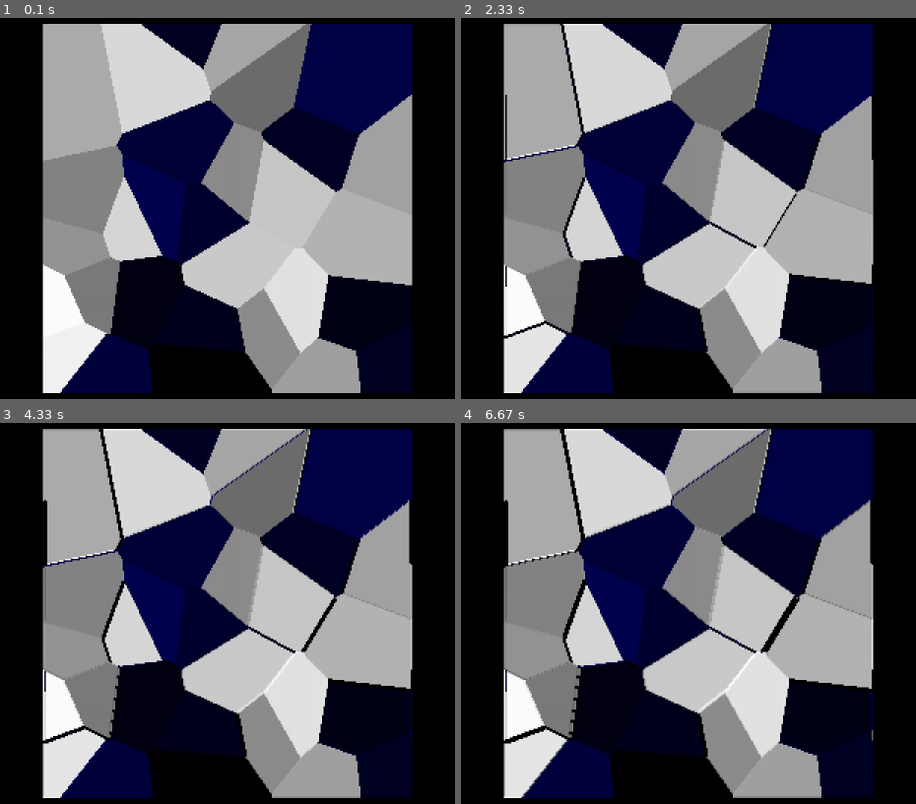
Above: before the commit, frames 1-4 (two rows, left to right).
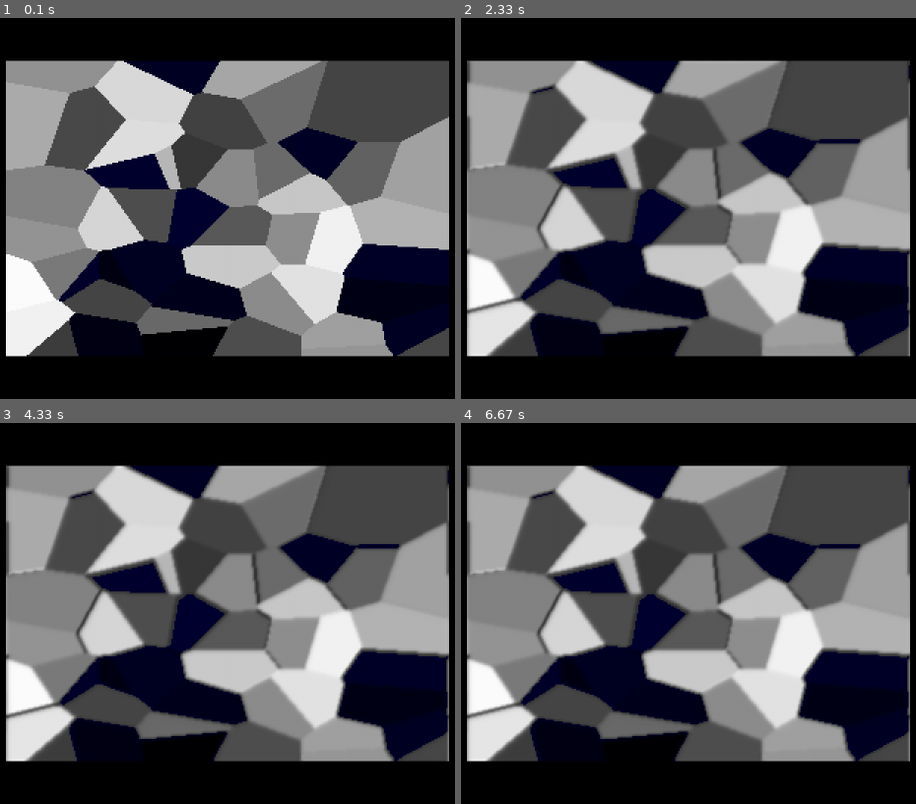
Above: after the commit, the same moments.

Repository: DreamerAwake/Khaos_World_Generator
Game: pygame game, started from newcode/main.py
The game is run twice, just before and just after one commit, with the same random seed, the same clock (stepped at 60 frames per second) and the same inputs.
Inputs:
- Up to frame 1 (0.1 s): no input
- Up to frame 2 (2.33 s): no input
- Up to frame 3 (4.33 s): no input
- Up to frame 4 (6.67 s): no input

The runs differ from the first frame. In frame 1, 65% of the frame differs, in the area x 1-99%, y 1-99%; in frame 2, 66%; in frame 3, 66%; in frame 4, 66%.

Commit message:
Poisson disc sampling and new data types

Diff:
--- /dev/null
+++ b/newcode/cells.py
@@ -0,0 +1,50 @@
+from dataclasses import dataclass
+
+import pygame
+
+from heightmap import get_sigmoid_function
+
+
+@dataclass
+class KhaosCell:
+    """A class containing information about a map cell."""
+    def __init__(self, position, altitude, vertices):
+        self.x, self.y = position
+        self.altitude = altitude
+
+        self.region_vertices = tuple(vertices)
+        link_cell_to_vertices(self)
+
+        self.neighbor_cells = []
+
+
+@dataclass
+class CellAtmosphere:
+    """Contains information about a cell's atmospheric conditions."""
+    def __init__(self, parent_cell):
+        self.wind_vector = pygame.Vector2(0, 0)
+        self.wind_speed_by_latitude = get_latitude_wind_speed(parent_cell)
+
+
+@dataclass
+class KhaosVertex:
+    """A class containing information about a map vertex."""
+    def __init__(self, position, altitude):
+        self.x, self.y = position
+        self.altitude = altitude
+        self.parent_cells = []
+
+
+def get_latitude_wind_speed(cell):
+    """Gets the added windspeed per tick for a cell's atmosphere based on its latitude."""
+    result = get_sigmoid_function(abs(cell.y), slope=-15, x_offset=0.9, y_offset=-0.15, scale=0.15) + \
+             get_sigmoid_function(abs(cell.y), slope=-15, x_offset=0.1, y_offset=0.0, scale=0.15)
+
+    return result
+
+
+def link_cell_to_vertices(cell):
+    """Adds the given cell to the list of parent cells inside each vertex of that cell."""
+    for each_vertex in cell.region_vertices:
+        if cell not in each_vertex.parent_cells:
+            each_vertex.parent_cells.append(cell)
--- a/newcode/heightmap.py
+++ b/newcode/heightmap.py
@@ -9,6 +9,8 @@
     Requires either both a resolution and a plate number, or a pre-built cell array to be initialized."""
 
     def __init__(self, resolution_tuple=(10, 10), number_of_plates=10, use_map=None):
+        self.resolution = resolution_tuple
+
         # If passed a tectonic cell array, use that instead of generating your own map.
         if use_map is not None:
             self.map = use_map
@@ -70,7 +72,7 @@
                 b = self.map[x][y].altitude * 255"""
 
                 r, g, b = self.map[x][y].altitude * 255, self.map[x][y].altitude * 255, self.map[x][y].altitude * 255
-                if r < 100:
+                if r < 50:
                     r, g = 0, 0
 
                 # Bound each value
@@ -94,12 +96,43 @@
 
         return heightmap_surface
 
+    def smooth_altitudes(self, wrap_x=False):
+        """Smooths the altitudes of all cells by averaging them by their neighbors."""
+        for x in range(0, len(self.map)):
+            for y in range(0, len(self.map[0])):
+                # Find the total altitude in each of the neighboring cells.
+                new_altitude = self.map[x][y].altitude
+                elements = 1
+
+                if x == 0 and wrap_x:
+                    new_altitude += self.map[-1][y].altitude
+                    elements += 1
+                elif x > 0:
+                    new_altitude += self.map[x - 1][y].altitude
+                    elements += 1
+                if x < len(self.map) - 1:
+                    new_altitude += self.map[x + 1][y].altitude
+                    elements += 1
+                elif wrap_x:
+                    new_altitude += self.map[1][y].altitude
+                    elements += 1
+
+                if y > 0:
+                    new_altitude += self.map[x][y - 1].altitude
+                    elements += 1
+                if y < len(self.map[0]) - 1:
+                    new_altitude += self.map[x][y + 1].altitude
+                    elements += 1
+
+                self.map[x][y].altitude = new_altitude / elements
+
+
 class DeformCrawler:
     """Crawls over all of the tectonic cells and issues them updates based on their current state. Can crawl
     asynchronously with rendering to maintain framerate even under high processing strain. wrap_horizontal determines
     if the crawler considers cells in the leftmost and rightmost columns to be adjacent to one another on their
     out-facing side."""
-    def __init__(self, parent_heightmap, wrap_horizontal=False, deform_weight=4.0, deform_speed=0.1):
+    def __init__(self, parent_heightmap, wrap_horizontal=True, deform_weight=4.0, deform_speed=0.1):
         self.parent_map = parent_heightmap  # The source map to be deformed
         self.deform_map = self.parent_map.copy()    # The internal map for storing deformations mid-cycle
 
@@ -111,6 +144,7 @@
         # Crawler tracking settings
         self.resolution_x, self.resolution_y = len(self.parent_map), len(self.parent_map[0])
         self.x, self.y = 0, 0
+        self.completed_full_passes = 0
 
     def deform_accretion(self, donator_xy, target_xy):
         """Accretion is the process whereby the donator cell places a portion of its vector and altitude into the
@@ -239,7 +273,7 @@
         else:
             return False
 
-        if self.y < len(self.parent_map) - 1:
+        if self.y < len(self.parent_map[0]) - 1:
             neighbor_y = self.y + neighbor_direction[1]
         else:
             return False
@@ -279,6 +313,10 @@
     def end_of_map(self):
         """Handles the crawler reaching the end of the map."""
         self.x, self.y = 0, 0
+        self.completed_full_passes += 1
+        print(self.completed_full_passes)
+        self.deform_map.smooth_altitudes(wrap_x=self.wrap_x)
+        self.deform_map.smooth_altitudes(wrap_x=self.wrap_x)
         self.parent_map.match(self.deform_map)
 
     def record_deform(self):
@@ -389,9 +427,9 @@
             return 0, -1    # North
 
 
-def get_sigmoid_function(x, slope=1.0, x_offset=0.0):
+def get_sigmoid_function(x, slope=1.0, x_offset=0.0, y_offset=0.0, scale=1.0):
     """Returns the product of X in a logistic sigmoid function with the given parameters."""
-    return 1 / (1 + math.e**(-slope * (x - x_offset)))
+    return (scale / (1 + math.e**(-slope * (x - x_offset)))) + y_offset
 
 
 def get_random_floats(number):
--- /dev/null
+++ b/newcode/khaos_map.py
@@ -0,0 +1,130 @@
+import random
+
+import pygame
+from math import trunc
+from cells import KhaosCell, KhaosVertex
+from heightmap import Heightmap, get_capped_number
+
+
+class KhaosMap:
+    """The core data object for the map generator. Contains all of the cells and vertices produced by the generator."""
+    def __init__(self, cells):
+        self.cells = tuple(cells)
+
+
+def get_khaos_map(voronoi_diagram, heightmap):
+    """Uses the provided data to generate the map object."""
+    cells = []
+    vertices = [None for x in range(0, len(voronoi_diagram.vertices))]
+
+    # For each point in the voronoi diagram:
+    for each_cell_index in range(0, len(voronoi_diagram.points) - 8):
+
+        cell_position = voronoi_diagram.points[each_cell_index]
+        this_cell_vertices = []
+
+        # Find its vertices and make sure they are instantiated, or else do so
+        for each_vertex_index in get_vertices_indices(each_cell_index, voronoi_diagram):
+            if vertices[each_vertex_index] is None:
+                vertex_position = voronoi_diagram.vertices[each_vertex_index]
+                vertices[each_vertex_index] = KhaosVertex(
+                    vertex_position,
+                    get_altitude_from_heightmap(vertex_position, heightmap)
+                )
+
+            this_cell_vertices.append(vertices[each_vertex_index])  # Add that vertex object to the current cell's list
+
+        # Create and add the new cell
+        cells.append(KhaosCell(
+            cell_position,
+            get_altitude_from_heightmap(cell_position, heightmap),
+            this_cell_vertices
+        ))
+
+    # Do post-hoc clean-up
+    for each_cell in cells:
+        find_neighbors(each_cell)
+
+    # Create the KhaosMap object and return it
+    return KhaosMap(cells)
+
+
+def find_neighbors(cell):
+    """Finds and links a cell's neighbors. Should only run after all cells and vertices are created."""
+    for each_vertex in cell.region_vertices:
+        for each_parent_cell in each_vertex.parent_cells:
+            if each_parent_cell not in cell.neighbor_cells:
+                cell.neighbor_cells.append(each_parent_cell)
+
+    # freeze neighbors to a tuple
+    cell.neighbor_cells = tuple(cell.neighbor_cells)
+
+
+def get_altitude_from_heightmap(position, heightmap):
+    """Given a position in the range of -1.0 to 1.0 in the x, y and a heighmap object: returns the altitude at that
+    adjusted location on the map."""
+    return heightmap[get_position_in_resolution(position, heightmap.resolution)].altitude
+
+
+def get_polygon_from_cell(cell, resolution):
+    """Returns a polygon from a cell object that can be used to render a pygame object.
+    Adjusts to fit the given surface resolution."""
+    return [get_position_in_resolution((vertex.x, vertex.y), resolution) for vertex in cell.region_vertices]
+
+
+def get_position_in_resolution(float_position, new_resolution):
+    """Given a position in the range of -1.0 to 1.0 in the x, y and a resolution:
+    returns an adjusted location to the resolution as a tuple of (int, int)."""
+    adjusted_x = trunc(((float_position[0] + 1) / 2) * (new_resolution[0]))
+    adjusted_y = trunc(((float_position[1] + 1) / 2) * (new_resolution[1]))
+
+    adjusted_x = get_capped_number(adjusted_x, 0, new_resolution[0] - 1)
+    adjusted_y = get_capped_number(adjusted_y, 0, new_resolution[1] - 1)
+
+    return adjusted_x, adjusted_y
+
+
+def get_image_from_khaos_map(khaos_map, image_resolution):
+    """Produces a pygame surface from a khaos_map object's cells."""
+    surface = pygame.Surface(image_resolution)
+    surface.fill((0, 0, 0))
+
+    for each_cell in khaos_map.cells:
+        pygame.draw.polygon(surface, get_color_from_cell_altitude(each_cell), get_polygon_from_cell(each_cell, image_resolution))
+
+    return surface
+
+
+def get_color_from_cell_altitude(cell):
+    """Returns a tuple of (int, int, int) that is a valid pygame color reflecting the given cell's altitude."""
+    color = (
+        round(get_capped_number((cell.altitude * 255), 0, 255)),
+        round(get_capped_number((cell.altitude * 255), 0, 255)),
+        round(get_capped_number((cell.altitude * 255), 0, 255))
+    )
+
+    return color
+
+
+def get_random_color():
+    """Returns a random tuple of (int, int, int) that is a valid pygame color."""
+    color = (
+        round(get_capped_number((random.random() * 255), 0, 255)),
+        round(get_capped_number((random.random() * 255), 0, 255)),
+        round(get_capped_number((random.random() * 255), 0, 255))
+    )
+
+    return color
+
+
+def get_vertices_indices(point_index, voronoi_diagram):
+    """Given a point index, finds the indices of the vertices in that point's voronoi region.
+    Returns them as a list of ints."""
+    return voronoi_diagram.regions[voronoi_diagram.point_region[point_index]]
+
+
+if __name__ == "__main__":
+    new_htmp = Heightmap()
+    get_altitude_from_heightmap((-0.99999999, -0.99999999), new_htmp)
+    get_altitude_from_heightmap((0.9999, 0.999999), new_htmp)
+    get_altitude_from_heightmap((0.0, 0.0), new_htmp)
--- a/newcode/main.py
+++ b/newcode/main.py
@@ -1,6 +1,9 @@
 import sys
 import pygame
 import heightmap as htmp
+from khaos_map import get_khaos_map, get_image_from_khaos_map
+from voronoi import get_voronoi
+from poissondisc import PoissonGrid
 
 
 class Main:
@@ -8,28 +11,48 @@
         pygame.init()
 
         self.display = pygame.display.set_mode((1200, 780))
-        self.htmp_map = htmp.Heightmap((250, 250), 30)
+        self.htmp_map = htmp.Heightmap((300, 200), 50)
         self.crawler = htmp.DeformCrawler(self.htmp_map, wrap_horizontal=True)
 
-        self.heightmap_image = pygame.transform.scale(self.htmp_map.get_surface(), (500, 500))
+        self.heightmap_image = pygame.transform.scale(self.htmp_map.get_surface(), (600, 400))
         self.heightmap_rect = self.heightmap_image.get_rect()
         self.heightmap_rect.center = self.display.get_rect().center
         self.display.blit(self.heightmap_image, self.heightmap_rect)
 
+    def height_crawler_loop(self):
+        while self.crawler.completed_full_passes <= 100:
+            for event in pygame.event.get():
+                if event.type == pygame.QUIT:
+                    sys.exit()
 
-    def loop(self):
+            if self.crawler.completed_full_passes % 10 == 0:
+                if self.crawler.walk(50/3):
+                    self.heightmap_image = pygame.transform.scale(self.htmp_map.get_surface(), (600, 400))
+                    self.display.blit(self.heightmap_image, self.heightmap_rect)
+            elif self.crawler.completed_full_passes <= 100:
+                if self.crawler.walk(50/3):
+                    self.display.blit(self.heightmap_image, self.heightmap_rect)
+            else:
+                self.heightmap_image = pygame.transform.scale(self.htmp_map.get_surface(), (600, 400))
+                self.display.blit(self.heightmap_image, self.heightmap_rect)
+
+            pygame.display.flip()
+
+    def display_khaos_map_loop(self):
         while True:
             for event in pygame.event.get():
                 if event.type == pygame.QUIT:
                     sys.exit()
 
-            if self.crawler.walk(50/3):
-                self.heightmap_image = pygame.transform.scale(self.htmp_map.get_surface(), (500, 500))
-                self.display.blit(self.heightmap_image, self.heightmap_rect)
-
             pygame.display.flip()
-
 
 if __name__ == "__main__":
     window = Main()
-    window.loop()
+    window.height_crawler_loop()
+
+    new_pgrid = PoissonGrid()
+    new_pgrid.generate()
+    new_khaos_map = get_khaos_map(get_voronoi(new_pgrid.found_points), window.htmp_map)
+    window.display.blit(get_image_from_khaos_map(new_khaos_map, window.display.get_rect().size), (0, 0))
+
+    window.display_khaos_map_loop()
--- /dev/null
+++ b/newcode/poissondisc.py
@@ -0,0 +1,97 @@
+import random
+from math import sqrt, trunc, dist
+from matplotlib import pyplot
+
+
+class PoissonGrid:
+    """Generates a poisson disc sampling of a space in the range of -1.0 to 1.0 in the x and y."""
+    def __init__(self, cells_to_a_side=100):
+        self.grid = get_empty_grid(cells_to_a_side)
+        self.grid_size = cells_to_a_side
+        self.cell_size = 2/cells_to_a_side
+        self.radius = sqrt(2 * self.cell_size ** 2)
+
+        self.found_points = []
+        self.open_points = []
+
+    def generate(self, attempts_until_quit=30):
+        self.find_next_point(attempts_until_quit)
+        while self.open_points:
+            self.find_next_point(attempts_until_quit)
+
+    def get_coordinates(self):
+        """Returns the found points list"""
+        return self.found_points
+
+    def find_next_point(self, attempts_until_quit=30):
+        """Finds the next valid point for the sample."""
+
+        if len(self.found_points) == 0:
+            new_point = (2 * random.random() - 1, 2 * random.random() - 1)
+            point_cell_x, point_cell_y = get_cell_from_point(new_point, self.cell_size)
+
+            self.found_points.append(new_point)
+            self.open_points.append(0)
+            self.grid[point_cell_x][point_cell_y] = 0
+
+        elif self.open_points:
+            this_spawner_index = self.open_points[random.randrange(0, len(self.open_points))]
+            this_spawner_center = self.found_points[this_spawner_index]
+            this_spawner_found_candidate = False
+
+            for each_attempt in range(0, attempts_until_quit):
+                new_direction = ((2 * random.random() - 1), (2 * random.random() - 1))
+                annulus_bound_distance = random.random() * self.radius * 2
+                new_direction = (new_direction[0] * annulus_bound_distance, new_direction[1] * annulus_bound_distance)
+                candidate_point = (this_spawner_center[0] + new_direction[0], this_spawner_center[1] + new_direction[1])
+                point_cell_x, point_cell_y = get_cell_from_point(candidate_point, self.cell_size)
+
+                if self.test_is_valid(candidate_point, point_cell_x, point_cell_y):
+                    self.found_points.append(candidate_point)
+                    self.open_points.append(len(self.found_points) - 1)
+                    self.grid[point_cell_x][point_cell_y] = len(self.found_points) - 1
+                    this_spawner_found_candidate = True
+                    break
+
+            if not this_spawner_found_candidate:
+                self.open_points.remove(this_spawner_index)
+
+    def test_is_valid(self, point, cellx, celly):
+        """Determines if a point is a valid addition to the grid by finding if it lies within r
+        distance of any point on the grid."""
+        if -1.0 <= point[0] <= 1.0 and -1.0 <= point[1] <= 1.0:
+            for each_cell_x in range(cellx - 2, cellx + 3):
+                for each_cell_y in range(celly - 2, celly + 3):
+                    if -1 < each_cell_x < self.grid_size and -1 < each_cell_y < self.grid_size:
+                        if self.grid[each_cell_x][each_cell_y] is not None:
+                            test_against_point = self.found_points[self.grid[each_cell_x][each_cell_y]]
+                            if dist(point, test_against_point) < self.radius:
+                                return False
+            return True
+
+        else:
+            return False
+
+
+def get_empty_grid(cells_to_a_side):
+    """Returns an empty sampling grid of None values."""
+    return [[None for y in range(0, cells_to_a_side)] for x in range(0, cells_to_a_side)]
+
+
+def get_cell_from_point(point, cell_size):
+    """Takes a point tuple, and returns its location in the cell grid."""
+    adjusted_point = (point[0] + 1, point[1] + 1)
+    return trunc(adjusted_point[0] / cell_size), trunc(adjusted_point[1] / cell_size)
+
+
+if __name__ == "__main__":
+    new_pgrid = PoissonGrid()
+    new_pgrid.generate()
+
+    print(f"This is the number of sample points: {len(new_pgrid.get_coordinates())}")
+
+    pyplot.scatter(*zip(*new_pgrid.get_coordinates()), color='r', alpha=0.6, lw=0)
+    pyplot.xlim(-1, 1)
+    pyplot.ylim(-1, 1)
+    pyplot.axis('off')
+    pyplot.show()
--- /dev/null
+++ b/newcode/voronoi.py
@@ -0,0 +1,12 @@
+from scipy.spatial import Voronoi
+
+def get_voronoi(cell_centers):
+    """Uses SciPy to generate a bounded Voronoi diagram from the supplied list of coordinate tuples."""
+    distant_points = [(2.0, 0.0), (0.0, 2.0),
+                      (-2.0, 0.0), (0.0, -2.0),
+                      (2.0, 2.0), (-2.0, -2.0),
+                      (-2.0, 2.0), (2.0, -2.0)]
+
+    points = cell_centers + distant_points
+
+    return Voronoi(points)
--- a/settings.py
+++ b/settings.py
@@ -12,7 +12,7 @@
         self.map = None
 
         # Set the random seed
-        self.seed = 129
+        self.seed = 0
         numpy.random.seed(self.seed)
         random.seed(self.seed)
 
@@ -53,7 +53,7 @@
         self.font_body = pygame.font.Font('fonts/reemkufi.ttf', self.font_body_size)
 
         # Voronoi generation settings
-        self.total_cells = 500
+        self.total_cells = 2500
         self.relax_passes = 5
 
         # Terrain generation settings
Binary file added: images/raw_files/SettingsMenuNoise.png
Not shown, changed: .gitignore
